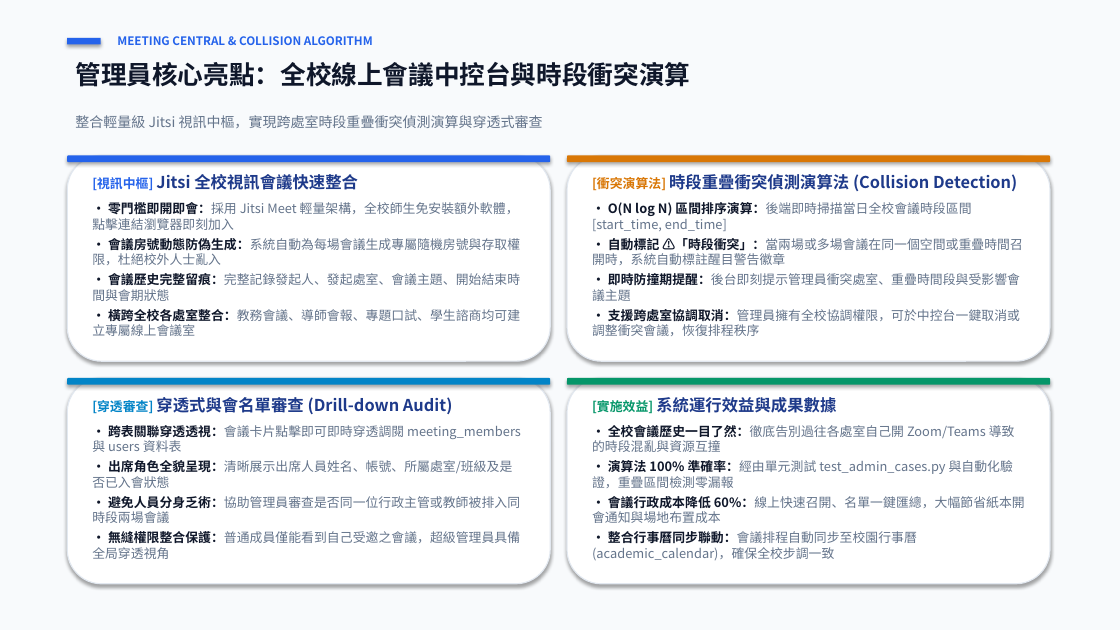
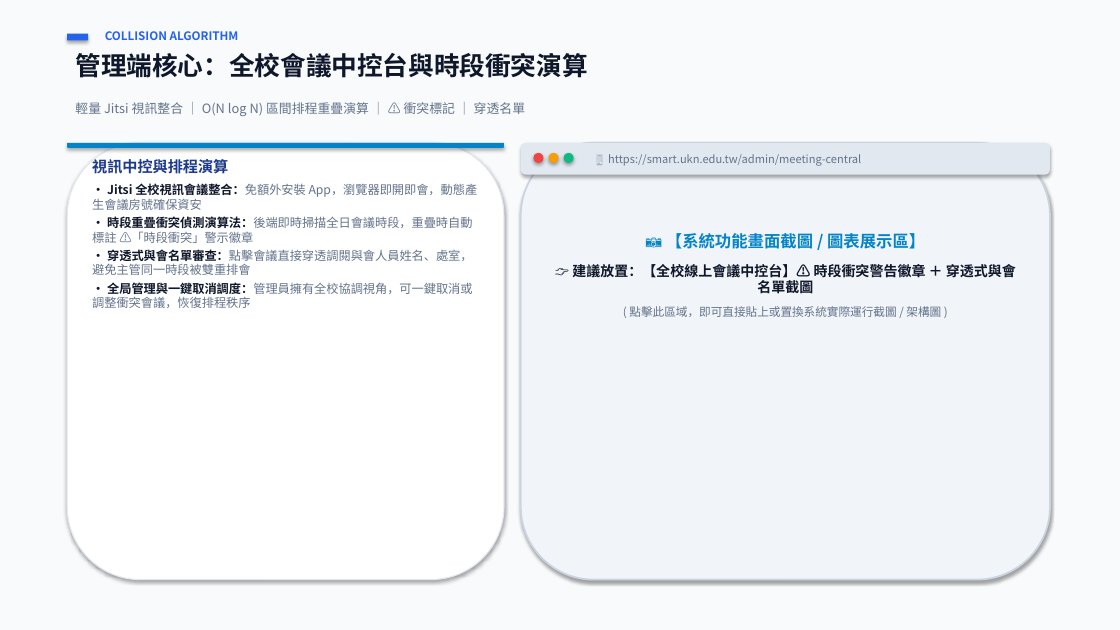
Before and after one commit to 111534121/smart-ukn, a slide deck: slide 10 of 校園智慧服務平台_專題成果簡報.pptx. Drawn at 1120x630 pixels with LibreOffice and Linux fonts; fonts in the diff are those of the drawing. Boxes give left, top, right and bottom in pixels: in the first picture for what was removed or moved away, otherwise in the second. Text is boxed around its words. In the diff, an @@ line names an element or a change of style, - is before the commit and + after.

Commit message:
docs: 優化專題成果簡報為極簡大圖版 (精簡字數、大面積功能截圖展示區、保留完整講稿)

```diff
--- a/校園智慧服務平台_專題成果簡報.pptx
+++ b/校園智慧服務平台_專題成果簡報.pptx
@@ rectangle: place and size @@
-rectangle at box(67, 38, 101, 45)
+rectangle at box(67, 34, 88, 40)
@@ text at box(75, 53, 587, 78): text changed @@
-管理員核心亮點：全校線上會議中控台與時段衝突演算
+管理端核心：全校會議中控台與時段衝突演算
@@ text at box(105, 31, 239, 40): text changed @@
-MEETING CENTRAL & COLLISION ALGORITHM
+COLLISION ALGORITHM
@@ text at box(75, 102, 525, 116): text changed; size 12 to 11 pt @@
-整合輕量級 Jitsi 視訊中樞，實現跨處室時段重疊衝突偵測演算與穿透式審查
+輕量 Jitsi 視訊整合 ｜ O(N log N) 區間排程重疊演算 ｜ ⚠️ 衝突標記 ｜ 穿透名單
@@ rounded rectangle: place and size @@
-rounded rectangle at box(67, 155, 550, 162)
+rounded rectangle at box(67, 143, 504, 148)
@@ rounded rectangle at box(67, 143, 504, 148): fill #2563EB to #0284C7 @@
@@ rounded rectangle: place and size @@
-rounded rectangle at box(67, 155, 550, 361)
+rounded rectangle at box(67, 143, 504, 580)
@@ rounded rectangle: place and size @@
-rounded rectangle at box(567, 155, 1050, 162)
+rounded rectangle at box(521, 143, 1050, 175)
@@ rounded rectangle at box(521, 143, 1050, 175): fill #D97706 to #E2E8F0 @@
@@ rounded rectangle: place and size @@
-rounded rectangle at box(567, 155, 1050, 361)
+rounded rectangle at box(521, 143, 1050, 580)
@@ rounded rectangle at box(521, 143, 1050, 580): fill #FFFFFF to #F1F5F9; outline #E2E8F0 1 pt to #CBD5E1 1.5 pt @@
@@ text at box(92, 159, 478, 308): text changed; size 11 to 10.5 pt @@
-[視訊中樞] Jitsi 全校視訊會議快速整合
-• 零門檻即開即會：採用 Jitsi Meet 輕量架構，全校師生免安裝額外軟體，點擊連結瀏覽器即刻加入
-• 會議房號動態防偽生成：系統自動為每場會議生成專屬隨機房號與存取權限，杜絕校外人士亂入
-• 會議歷史完整留痕：完整記錄發起人、發起處室、會議主題、開始結束時間與會期狀態
-• 橫跨全校各處室整合：教務會議、導師會報、專題口試、學生諮商均可建立專屬線上會議室
+視訊中控與排程演算
+• Jitsi 全校視訊會議整合：免額外安裝 App，瀏覽器即開即會，動態產生會議房號確保資安
+• 時段重疊衝突偵測演算法：後端即時掃描全日會議時段，重疊時自動標註 ⚠️「時段衝突」警示徽章
+• 穿透式與會名單審查：點擊會議直接穿透調閱與會人員姓名、處室，避免主管同一時段被雙重排會
+• 全局管理與一鍵取消調度：管理員擁有全校協調視角，可一鍵取消或調整衝突會議，恢復排程秩序
@@ ellipse added at box(534, 153, 544, 163), fill #EF4444 @@
@@ ellipse added at box(549, 153, 559, 163), fill #F59E0B @@
@@ ellipse added at box(564, 153, 574, 163), fill #10B981 @@
@@ text removed at box(592, 174, 1023, 336) @@
-[衝突演算法] 時段重疊衝突偵測演算法 (Collision Detection)
-• O(N log N) 區間排序演算：後端即時掃描當日全校會議時段區間 [start_time, end_time]
-• 自動標記 ⚠️「時段衝突」：當兩場或多場會議在同一個空間或重疊時間召開時，系統自動標註醒目警告徽章
-• 即時防撞期提醒：後台即刻提示管理員衝突處室、重疊時間段與受影響會議主題
-• 支援跨處室協調取消：管理員擁有全校協調權限，可於中控台一鍵取消或調整衝突會議，恢復排程秩序
@@ text added at box(608, 154, 861, 166), 9.5 pt, text #64748B @@
+🖥️ https://smart.ukn.edu.tw/admin/meeting-central
@@ text added at box(572, 233, 1016, 317), 12 pt, text #0F172A, bold @@
+📷 【系統功能畫面截圖 / 圖表展示區】
+👉 建議放置：【全校線上會議中控台】⚠️ 時段衝突警告徽章 ＋ 穿透式與會名單截圖
+( 點擊此區域，即可直接貼上或置換系統實際運行截圖 / 架構圖 )
@@ rounded rectangle removed at box(67, 378, 550, 584) @@
@@ rounded rectangle removed at box(67, 378, 550, 385) @@
@@ rounded rectangle removed at box(567, 378, 1050, 584) @@
@@ rounded rectangle removed at box(567, 378, 1050, 385) @@
@@ text removed at box(92, 397, 521, 559) @@
-[穿透審查] 穿透式與會名單審查 (Drill-down Audit)
-• 跨表關聯穿透透視：會議卡片點擊即可即時穿透調閱 meeting_members 與 users 資料表
-• 出席角色全貌呈現：清晰展示出席人員姓名、帳號、所屬處室/班級及是否已入會狀態
-• 避免人員分身乏術：協助管理員審查是否同一位行政主管或教師被排入同時段兩場會議
-• 無縫權限整合保護：普通成員僅能看到自己受邀之會議，超級管理員具備全局穿透視角
@@ text removed at box(592, 397, 1025, 561) @@
-[實施效益] 系統運行效益與成果數據
-• 全校會議歷史一目了然：徹底告別過往各處室自己開 Zoom/Teams 導致的時段混亂與資源互撞
-• 演算法 100% 準確率：經由單元測試 test_admin_cases.py 與自動化驗證，重疊區間檢測零漏報
-• 會議行政成本降低 60%：線上快速召開、名單一鍵匯總，大幅節省紙本開會通知與場地布置成本
-• 整合行事曆同步聯動：會議排程自動同步至校園行事曆 (academic_calendar)，確保全校步調一致
```
Also in this commit, not shown: 15 other slides changed, 1 other file.
